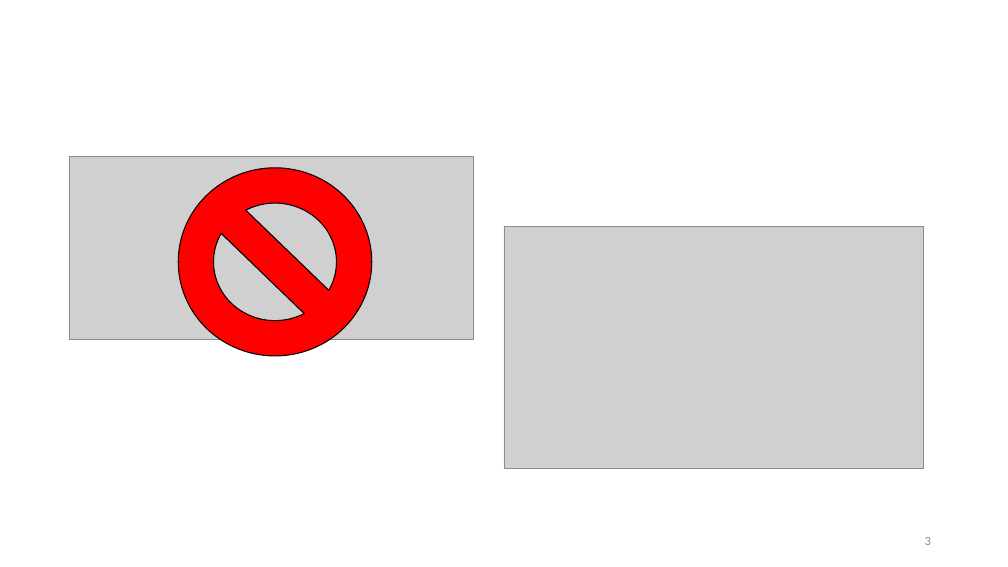
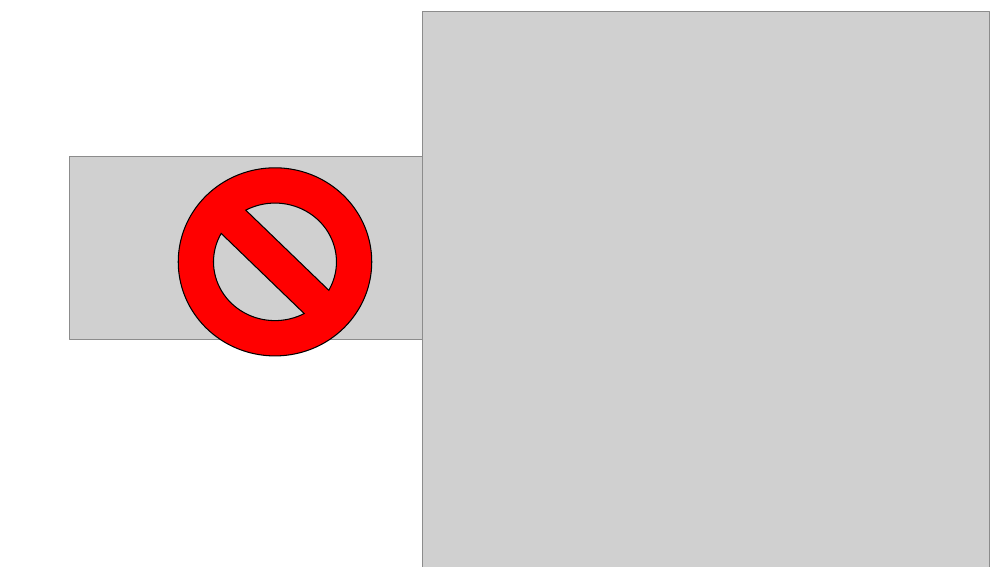
Before and after one commit to KurtKroeker/powershell, a slide deck: slide 4 of presentations/PowerShell_Presentation.pptx (slide 3 before the commit). Drawn at 1008x567 pixels with LibreOffice and Linux fonts; fonts in the diff are those of the drawing; grey boxes stand for pictures. Boxes give left, top, right and bottom in pixels: in the first picture for what was removed or moved away, otherwise in the second. Text is boxed around its words. In the diff, an @@ line names an element or a change of style, - is before the commit and + after.

```diff
--- a/presentations/PowerShell_Presentation.pptx
+++ b/presentations/PowerShell_Presentation.pptx
@@ picture added at [423,11,990,567] @@
@@ picture removed at [504,226,924,469] @@
@@ page number removed at [925,537,931,545] @@
-3
```
Also in this commit, not shown: 4 other slides changed, 2 slides added, 1 slide removed, 1 other file.
